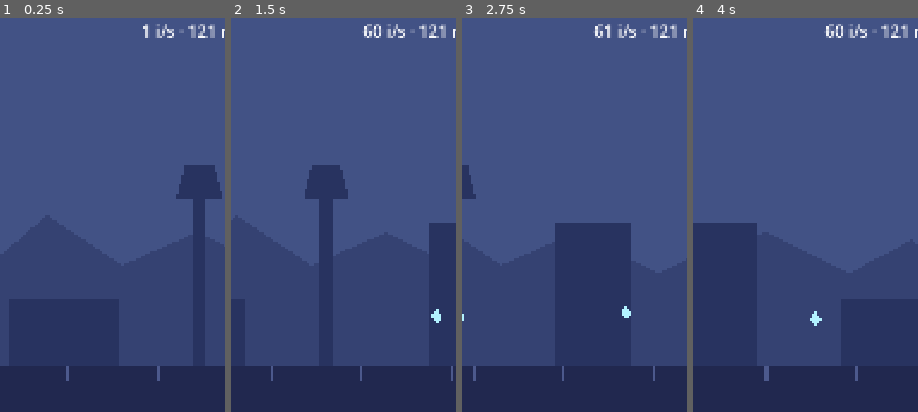
Above: before the commit, frames 1-4 (left to right).
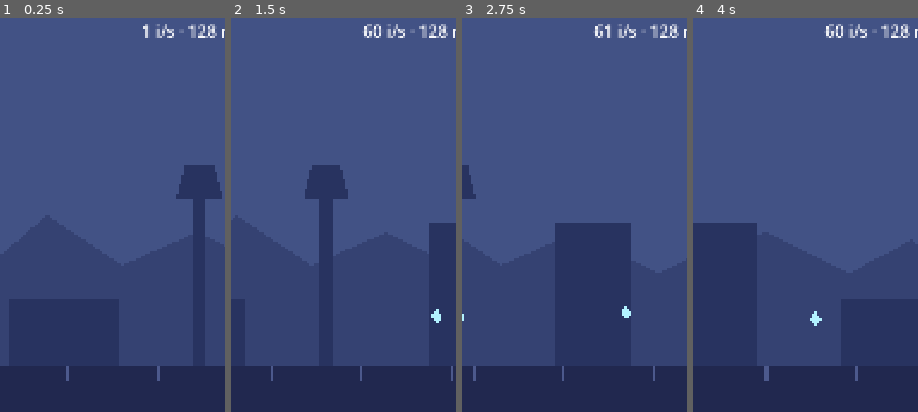
Above: after the commit, the same moments.

Repository: DavidGiangiacomo/somnambule
Game: Godot game, scene res://scenes/main.tscn
Same seed, same stepped clock (60 frames per second), same inputs: the game is played once before the commit and once after it.
Inputs:
- Up to frame 1 (0.25 s): no input
- Up to frame 2 (1.5 s): click "Troupeau" at 0.5 s; click "Dormeur" at 1.25 s
- Up to frame 3 (2.75 s): click "Constellation" at 2 s
- Up to frame 4 (4 s): click "Troupeau" at 2.75 s; click "Dormeur" at 3.5 s
The pictures show only the part of the screen within x 36-86%, y 0-50%; the shares and areas given below are measured in that part.

The runs differ from the first frame. In frame 1, 0.1% of the frame differs, in the area x 92-97%, y 1-6%; in frame 2, 0.1%; in frame 3, 0.1%; in frame 4, 0.1%.

Commit message:
Ajoute les gains hors-ligne (#22)
Au lancement ou au retour de l'arrière-plan, le temps écoulé depuis la
dernière sauvegarde rapporte la production du troupeau, à la profondeur
où le dormeur a été laissé. Plafond de 8 h (10 avec le nœud Longue
nuit), +25 % pour une absence de 6 à 10 h, rien si l'horloge a reculé
ou si l'absence dure moins d'une minute.

L'écran « Pendant que tu dormais » résume l'absence et met le jeu en
pause.

Co-Authored-By: Claude Opus 5.5 <noreply@anthropic.com>

Diff:
--- a/data/balance.json
+++ b/data/balance.json
@@ -55,6 +55,11 @@
     "diviseur_fragments": 1000000,
     "bonus_production_pourcent": 10
   },
+  "hors_ligne": {
+    "absence_min_s": 60,
+    "plafond_h": 8,
+    "nuit_complete": { "min_h": 6, "max_h": 10, "bonus_pourcent": 25 }
+  },
   "constellation": {
     "achat_automatique_intervalle_s": 0.5,
     "branches": [
--- /dev/null
+++ b/scenes/ecran_absence.tscn
@@ -0,0 +1,62 @@
+[gd_scene format=3]
+
+[ext_resource type="Script" path="res://scripts/ecran_absence.gd" id="1"]
+
+[node name="EcranAbsence" type="Control"]
+layout_mode = 3
+anchors_preset = 15
+anchor_right = 1.0
+anchor_bottom = 1.0
+grow_horizontal = 2
+grow_vertical = 2
+script = ExtResource("1")
+
+[node name="Voile" type="ColorRect" parent="."]
+layout_mode = 1
+anchors_preset = 15
+anchor_right = 1.0
+anchor_bottom = 1.0
+grow_horizontal = 2
+grow_vertical = 2
+color = Color(0.05, 0.05, 0.1, 0.94)
+
+[node name="Marge" type="MarginContainer" parent="."]
+layout_mode = 1
+anchors_preset = 15
+anchor_right = 1.0
+anchor_bottom = 1.0
+grow_horizontal = 2
+grow_vertical = 2
+theme_override_constants/margin_left = 70
+theme_override_constants/margin_top = 200
+theme_override_constants/margin_right = 70
+theme_override_constants/margin_bottom = 120
+
+[node name="Colonne" type="VBoxContainer" parent="Marge"]
+layout_mode = 2
+theme_override_constants/separation = 40
+
+[node name="Titre" type="Label" parent="Marge/Colonne"]
+layout_mode = 2
+theme_override_colors/font_color = Color(0.8, 0.75, 1, 1)
+theme_override_font_sizes/font_size = 72
+text = "Pendant que tu dormais"
+horizontal_alignment = 1
+autowrap_mode = 3
+
+[node name="Resume" type="Label" parent="Marge/Colonne"]
+unique_name_in_owner = true
+layout_mode = 2
+size_flags_vertical = 3
+theme_override_constants/line_spacing = 16
+theme_override_font_sizes/font_size = 44
+text = "Tu es parti 8 h 00 min."
+autowrap_mode = 3
+
+[node name="Continuer" type="Button" parent="Marge/Colonne"]
+unique_name_in_owner = true
+custom_minimum_size = Vector2(0, 160)
+layout_mode = 2
+focus_mode = 0
+theme_override_font_sizes/font_size = 52
+text = "Continuer"
--- a/scenes/main.tscn
+++ b/scenes/main.tscn
@@ -4,6 +4,7 @@
 [ext_resource type="Script" path="res://scripts/affichage_ips.gd" id="2"]
 [ext_resource type="PackedScene" path="res://scenes/panneau.tscn" id="3"]
 [ext_resource type="PackedScene" path="res://scenes/ecran_reveil.tscn" id="4"]
+[ext_resource type="PackedScene" path="res://scenes/ecran_absence.tscn" id="5"]
 
 [node name="Main" type="Control"]
 layout_mode = 3
@@ -64,3 +65,7 @@
 [node name="EcranReveil" parent="." instance=ExtResource("4")]
 visible = false
 layout_mode = 1
+
+[node name="EcranAbsence" parent="." instance=ExtResource("5")]
+visible = false
+layout_mode = 1
--- /dev/null
+++ b/scripts/ecran_absence.gd
@@ -0,0 +1,55 @@
+extends Control
+## L'écran « Pendant que tu dormais » : au retour du joueur, il dit combien de
+## temps il est parti et ce que le troupeau a produit. Le jeu est en pause
+## tant qu'il est ouvert.
+##
+## Il ne calcule rien : GameState fournit le résumé de l'absence.
+
+@onready var resume: Label = %Resume
+@onready var bouton_continuer: Button = %Continuer
+
+
+func _ready() -> void:
+	# Cet écran doit continuer de répondre pendant la pause qu'il déclenche.
+	process_mode = Node.PROCESS_MODE_ALWAYS
+	visible = false
+	bouton_continuer.pressed.connect(fermer)
+	GameState.retour_d_absence.connect(_sur_retour_d_absence)
+	# Au lancement, l'absence est comptée avant que cet écran n'existe.
+	if not GameState.absence_a_montrer.is_empty():
+		ouvrir.call_deferred(GameState.absence_a_montrer)
+
+
+func _sur_retour_d_absence(resume_absence: Dictionary) -> void:
+	ouvrir(resume_absence)
+
+
+func ouvrir(resume_absence: Dictionary) -> void:
+	resume.text = texte_du_resume(resume_absence)
+	visible = true
+	get_tree().paused = true
+
+
+func fermer() -> void:
+	GameState.absence_a_montrer = {}
+	visible = false
+	get_tree().paused = false
+
+
+## Le texte affiché, à partir du résumé fourni par GameState.appliquer_absence().
+static func texte_du_resume(resume_absence: Dictionary) -> String:
+	var lignes: Array[String] = [
+		"Tu es parti %s." % Nombres.duree(resume_absence["duree_s"]),
+		"",
+		"Le dormeur est resté en %s : le troupeau a produit à ×%s."
+		% [resume_absence["palier"]["nom"], Nombres.debit(resume_absence["multiplicateur"])],
+		"",
+		"Fragments gagnés : %s" % Nombres.court(resume_absence["gain"]),
+	]
+	if resume_absence["nuit_complete"]:
+		lignes.append("Nuit complète : bonus compris.")
+	if resume_absence["plafond_atteint"]:
+		lignes.append(
+			"Plafond atteint : seules %s ont compté." % Nombres.duree(resume_absence["duree_comptee_s"])
+		)
+	return "\n".join(lignes)
--- a/scripts/game_state.gd
+++ b/scripts/game_state.gd
@@ -32,6 +32,9 @@
 signal constellation_changee(id: String)
 ## L'option d'achat automatique des moutons a été activée ou coupée.
 signal achat_automatique_change(actif: bool)
+## Le joueur revient après une absence qui a rapporté des fragments.
+## `resume` est décrit dans appliquer_absence().
+signal retour_d_absence(resume: Dictionary)
 
 var fragments := 0.0:
 	set(valeur):
@@ -120,6 +123,12 @@
 var _attente_achat_automatique_s := 0.0
 var _recharge_gratuite_s := 0.0  # temps avant la prochaine enjambée parfaite gratuite
 
+## Résumé de la dernière absence, tant que l'écran « Pendant que tu dormais »
+## ne l'a pas montré. Vide s'il n'y a rien à montrer.
+var absence_a_montrer: Dictionary = {}
+
+var _hors_ligne: Dictionary  # les règles des gains hors-ligne dans balance.json
+
 
 func _ready() -> void:
 	var balance := Balance.donnees()
@@ -143,6 +152,7 @@
 
 	_noeuds = balance["constellation"]["noeuds"]
 	_intervalle_achat_automatique_s = balance["constellation"]["achat_automatique_intervalle_s"]
+	_hors_ligne = balance["hors_ligne"]
 	for noeud in _noeuds:
 		constellation[noeud["id"]] = false
 
@@ -434,6 +444,52 @@
 ## Durée ajoutée au plafond des gains hors-ligne, en secondes.
 func bonus_plafond_hors_ligne_s() -> float:
 	return _effet("plafond_hors_ligne_h") * 3600.0
+
+
+# --- Les gains hors-ligne ---
+
+
+## Durée maximale d'absence qui rapporte, en secondes.
+func plafond_hors_ligne_s() -> float:
+	return _hors_ligne["plafond_h"] * 3600.0 + bonus_plafond_hors_ligne_s()
+
+
+## Le joueur revient après `duree_s` secondes d'absence. Le dormeur a continué
+## de dormir à la profondeur où il était : le troupeau a produit pendant ce
+## temps, dans la limite du plafond. Rien n'est ramassé sur le parcours.
+##
+## Renvoie le résumé de l'absence, ou un dictionnaire vide si elle ne rapporte
+## rien : trop courte, pas de troupeau, ou durée négative (l'horloge du
+## téléphone a reculé).
+func appliquer_absence(duree_s: float) -> Dictionary:
+	if duree_s < _hors_ligne["absence_min_s"]:
+		return {}
+
+	var duree_comptee_s := minf(duree_s, plafond_hors_ligne_s())
+	var gain := gains_par_seconde() * duree_comptee_s
+	# Une absence de la longueur d'une vraie nuit est récompensée.
+	var nuit_complete: Dictionary = _hors_ligne["nuit_complete"]
+	var est_nuit_complete: bool = (
+		duree_s >= nuit_complete["min_h"] * 3600.0 and duree_s <= nuit_complete["max_h"] * 3600.0
+	)
+	if est_nuit_complete:
+		gain *= 1.0 + nuit_complete["bonus_pourcent"] / 100.0
+	if gain <= 0.0:
+		return {}
+
+	_gagner(gain)
+	_temps += duree_comptee_s
+	absence_a_montrer = {
+		"duree_s": duree_s,
+		"duree_comptee_s": duree_comptee_s,
+		"plafond_atteint": duree_s > duree_comptee_s,
+		"gain": gain,
+		"nuit_complete": est_nuit_complete,
+		"palier": palier,
+		"multiplicateur": Formules.multiplicateur(profondeur),
+	}
+	retour_d_absence.emit(absence_a_montrer)
+	return absence_a_montrer
 
 
 # --- La sauvegarde ---
--- a/scripts/sauvegarde.gd
+++ b/scripts/sauvegarde.gd
@@ -5,6 +5,10 @@
 ## La partie est écrite en JSON dans user://, le dossier que le système
 ## réserve au jeu : toutes les 30 secondes, quand l'application passe en
 ## arrière-plan, et quand on ferme la fenêtre sur ordinateur.
+##
+## Chaque sauvegarde porte son heure. Au lancement, ou au retour de
+## l'arrière-plan, le temps écoulé depuis est donné à GameState, qui en tire
+## les gains hors-ligne.
 ##
 ## Le fichier porte un numéro de version, `save_version`. Quand son format
 ## changera, _migrer() mettra les anciennes sauvegardes au format du jour.
@@ -16,6 +20,11 @@
 var chemin := "user://sauvegarde.json"
 ## L'état à sauvegarder. Les tests en fournissent un autre que la vraie partie.
 var etat: Node = GameState
+## Donne l'heure, en secondes depuis 1970. Les tests la remplacent pour
+## simuler une absence sans attendre.
+var horloge: Callable = Time.get_unix_time_from_system
+
+var _horodatage := 0.0  # heure de la dernière sauvegarde écrite ou lue (0 : aucune)
 
 
 func _ready() -> void:
@@ -33,13 +42,17 @@
 	# CLOSE_REQUEST : il ferme la fenêtre sur ordinateur.
 	if what == NOTIFICATION_APPLICATION_PAUSED or what == NOTIFICATION_WM_CLOSE_REQUEST:
 		sauvegarder()
+	# RESUMED : il revient dans l'application restée en arrière-plan.
+	elif what == NOTIFICATION_APPLICATION_RESUMED:
+		_compter_absence()
 
 
 func sauvegarder() -> void:
 	var donnees: Dictionary = etat.vers_sauvegarde()
 	donnees["save_version"] = VERSION
-	# Heure de la sauvegarde, pour calculer plus tard les gains hors-ligne.
-	donnees["horodatage"] = Time.get_unix_time_from_system()
+	# Heure de la sauvegarde, pour calculer les gains hors-ligne au retour.
+	_horodatage = horloge.call()
+	donnees["horodatage"] = _horodatage
 
 	# On écrit d'abord à côté, puis on remplace : si l'application est tuée
 	# pendant l'écriture, l'ancienne sauvegarde reste intacte.
@@ -63,6 +76,19 @@
 		push_warning("Sauvegarde illisible : la partie repart de zéro.")
 		return
 	etat.depuis_sauvegarde(_migrer(json.data))
+	_horodatage = json.data.get("horodatage", 0.0)
+	_compter_absence()
+
+
+## Donne à l'état le temps écoulé depuis la dernière sauvegarde. Si l'horloge
+## du téléphone a reculé, la durée est négative et ne rapporte rien.
+func _compter_absence() -> void:
+	if _horodatage <= 0.0:
+		return
+	var maintenant: float = horloge.call()
+	etat.appliquer_absence(maintenant - _horodatage)
+	# Cette absence est comptée : la suivante partira de maintenant.
+	_horodatage = maintenant
 
 
 ## Met une sauvegarde ancienne au format actuel, une version après l'autre.
--- /dev/null
+++ b/tests/test_hors_ligne.gd
@@ -0,0 +1,301 @@
+extends GutTest
+## Tests des gains hors-ligne : ce que rapporte une absence, son plafond, le
+## bonus de nuit complète et la garde contre une horloge qui recule.
+## Chaque test travaille sur un GameState neuf et un fichier à part.
+
+const SCRIPT_GAME_STATE := preload("res://scripts/game_state.gd")
+const SCRIPT_SAUVEGARDE := preload("res://scripts/sauvegarde.gd")
+const SCRIPT_ECRAN := preload("res://scripts/ecran_absence.gd")
+const CHEMIN := "user://sauvegarde_de_test_hors_ligne.json"
+const HEURE := 3600.0
+
+var _etat: Node
+var _regles: Dictionary
+var _heure_simulee := 1_000_000.0
+
+
+func before_all() -> void:
+	_regles = Balance.donnees()["hors_ligne"]
+
+
+func before_each() -> void:
+	_effacer_fichiers()
+	_heure_simulee = 1_000_000.0
+	_etat = _nouvel_etat()
+
+
+func after_all() -> void:
+	_effacer_fichiers()
+
+
+func _effacer_fichiers() -> void:
+	for chemin: String in [CHEMIN, CHEMIN + ".tmp"]:
+		if FileAccess.file_exists(chemin):
+			DirAccess.remove_absolute(chemin)
+
+
+func _nouvel_etat() -> Node:
+	var etat: Node = SCRIPT_GAME_STATE.new()
+	add_child_autofree(etat)
+	etat.set_process(false)
+	return etat
+
+
+## Donne un troupeau à l'état, pour qu'une absence rapporte quelque chose.
+func _donner_un_troupeau(etat: Node = _etat) -> void:
+	etat.moutons[etat.moutons.keys()[0]] = 10
+	etat.moutons[etat.moutons.keys()[1]] = 5
+
+
+func _lire_l_heure() -> float:
+	return _heure_simulee
+
+
+## Crée une sauvegarde branchée sur `etat`, dont l'horloge est celle du test.
+func _nouvelle_sauvegarde(etat: Node) -> Node:
+	var sauvegarde: Node = SCRIPT_SAUVEGARDE.new()
+	sauvegarde.chemin = CHEMIN
+	sauvegarde.etat = etat
+	sauvegarde.horloge = _lire_l_heure
+	add_child_autofree(sauvegarde)
+	return sauvegarde
+
+
+# --- Ce que rapporte une absence ---
+
+
+func test_une_absence_rapporte_la_production_du_troupeau() -> void:
+	_donner_un_troupeau()
+	var par_seconde: float = _etat.gains_par_seconde()
+
+	var resume: Dictionary = _etat.appliquer_absence(HEURE)
+
+	assert_almost_eq(_etat.fragments, par_seconde * HEURE, 1e-6)
+	assert_almost_eq(resume["gain"], par_seconde * HEURE, 1e-6)
+	assert_eq(resume["duree_s"], HEURE)
+
+
+func test_sans_troupeau_une_absence_ne_rapporte_rien() -> void:
+	assert_eq(_etat.appliquer_absence(HEURE), {})
+	assert_eq(_etat.fragments, 0.0)
+
+
+func test_une_absence_trop_courte_ne_rapporte_rien() -> void:
+	_donner_un_troupeau()
+	assert_eq(_etat.appliquer_absence(_regles["absence_min_s"] - 1.0), {})
+	assert_eq(_etat.fragments, 0.0)
+
+
+## Critère de l'issue #22.
+func test_quitter_en_abysse_rapporte_bien_plus_que_quitter_assoupi() -> void:
+	_donner_un_troupeau()
+	_etat.profondeur = 5.0
+	var gain_assoupi: float = _etat.appliquer_absence(HEURE)["gain"]
+
+	var autre := _nouvel_etat()
+	_donner_un_troupeau(autre)
+	autre.profondeur = 90.0
+	var gain_abysse: float = autre.appliquer_absence(HEURE)["gain"]
+
+	assert_gt(gain_abysse, gain_assoupi * 5.0)
+	assert_almost_eq(
+		gain_abysse / gain_assoupi,
+		Formules.multiplicateur(90.0) / Formules.multiplicateur(5.0),
+		1e-6
+	)
+
+
+func test_la_profondeur_ne_bouge_pas_pendant_l_absence() -> void:
+	_donner_un_troupeau()
+	_etat.profondeur = 70.0
+	_etat.appliquer_absence(3.0 * HEURE)
+	assert_eq(_etat.profondeur, 70.0)
+
+
+func test_les_gains_hors_ligne_comptent_pour_le_reveil() -> void:
+	_donner_un_troupeau()
+	_etat.appliquer_absence(HEURE)
+	assert_almost_eq(_etat.fragments_de_la_nuit, _etat.fragments, 1e-6)
+	assert_gt(_etat.fragments_de_la_nuit, 0.0)
+
+
+func test_les_reminiscences_augmentent_aussi_les_gains_hors_ligne() -> void:
+	_donner_un_troupeau()
+	var sans_bonus: float = _etat.gains_par_seconde() * HEURE
+	_etat.reminiscences = 3
+	var resume: Dictionary = _etat.appliquer_absence(HEURE)
+	assert_almost_eq(resume["gain"], sans_bonus * Formules.bonus_reminiscences(3), 1e-6)
+
+
+func test_le_retour_est_annonce_par_signal_et_garde_pour_l_ecran() -> void:
+	_donner_un_troupeau()
+	watch_signals(_etat)
+	var resume: Dictionary = _etat.appliquer_absence(HEURE)
+	assert_signal_emitted(_etat, "retour_d_absence")
+	assert_eq(_etat.absence_a_montrer, resume)
+
+
+# --- Plafond ---
+
+
+func test_le_plafond_est_celui_de_balance_json() -> void:
+	assert_almost_eq(_etat.plafond_hors_ligne_s(), _regles["plafond_h"] * HEURE, 1e-9)
+
+
+func test_au_dela_du_plafond_l_absence_ne_rapporte_plus() -> void:
+	_donner_un_troupeau()
+	var par_seconde: float = _etat.gains_par_seconde()
+	var plafond: float = _etat.plafond_hors_ligne_s()
+	# Bien au-delà du plafond et de la fenêtre de nuit complète.
+	var resume: Dictionary = _etat.appliquer_absence(plafond + 20.0 * HEURE)
+
+	assert_almost_eq(resume["gain"], par_seconde * plafond, 1e-6)
+	assert_true(resume["plafond_atteint"])
+	assert_eq(resume["duree_comptee_s"], plafond)
+
+
+func test_sous_le_plafond_il_n_est_pas_signale() -> void:
+	_donner_un_troupeau()
+	assert_false(_etat.appliquer_absence(HEURE)["plafond_atteint"])
+
+
+func test_la_constellation_allonge_le_plafond() -> void:
+	var plafond_de_base: float = _etat.plafond_hors_ligne_s()
+	for noeud in Balance.donnees()["constellation"]["noeuds"]:
+		if noeud["effet"] == "plafond_hors_ligne_h":
+			_etat.constellation[noeud["id"]] = true
+			assert_almost_eq(
+				_etat.plafond_hors_ligne_s(), plafond_de_base + noeud["valeur"] * HEURE, 1e-9
+			)
+			return
+	fail_test("Aucun nœud n'allonge le plafond hors-ligne")
+
+
+# --- Nuit complète ---
+
+
+func test_une_nuit_complete_donne_son_bonus() -> void:
+	_donner_un_troupeau()
+	var par_seconde: float = _etat.gains_par_seconde()
+	var nuit: Dictionary = _regles["nuit_complete"]
+	var duree: float = (nuit["min_h"] + 0.5) * HEURE
+
+	var resume: Dictionary = _etat.appliquer_absence(duree)
+
+	var comptee: float = minf(duree, _etat.plafond_hors_ligne_s())
+	assert_true(resume["nuit_complete"])
+	assert_almost_eq(
+		resume["gain"], par_seconde * comptee * (1.0 + nuit["bonus_pourcent"] / 100.0), 1e-6
+	)
+
+
+func test_une_absence_plus_courte_qu_une_nuit_n_a_pas_le_bonus() -> void:
+	_donner_un_troupeau()
+	var duree: float = (_regles["nuit_complete"]["min_h"] - 1.0) * HEURE
+	assert_false(_etat.appliquer_absence(duree)["nuit_complete"])
+
+
+func test_une_absence_trop_longue_n_a_pas_le_bonus() -> void:
+	_donner_un_troupeau()
+	var duree: float = (_regles["nuit_complete"]["max_h"] + 1.0) * HEURE
+	assert_false(_etat.appliquer_absence(duree)["nuit_complete"])
+
+
+# --- Avec la sauvegarde et l'horloge ---
+
+
+func test_au_lancement_le_temps_ecoule_depuis_la_sauvegarde_rapporte() -> void:
+	_donner_un_troupeau()
+	_etat.profondeur = 50.0
+	var par_seconde: float = _etat.gains_par_seconde()
+	_nouvelle_sauvegarde(_etat).sauvegarder()
+
+	_heure_simulee += 2.0 * HEURE
+	var partie_relancee := _nouvel_etat()
+	_nouvelle_sauvegarde(partie_relancee)
+
+	assert_almost_eq(partie_relancee.fragments, par_seconde * 2.0 * HEURE, 1e-3)
+	assert_false(partie_relancee.absence_a_montrer.is_empty())
+
+
+func test_relancer_tout_de_suite_ne_rapporte_rien() -> void:
+	_donner_un_troupeau()
+	_nouvelle_sauvegarde(_etat).sauvegarder()
+
+	_heure_simulee += 5.0
+	var partie_relancee := _nouvel_etat()
+	_nouvelle_sauvegarde(partie_relancee)
+
+	assert_eq(partie_relancee.fragments, 0.0)
+	assert_true(partie_relancee.absence_a_montrer.is_empty())
+
+
+## Anti-triche : reculer l'horloge du téléphone ne rapporte rien.
+func test_une_horloge_qui_recule_ne_rapporte_rien() -> void:
+	_donner_un_troupeau()
+	_nouvelle_sauvegarde(_etat).sauvegarder()
+
+	_heure_simulee -= 5.0 * HEURE
+	var partie_relancee := _nouvel_etat()
+	_nouvelle_sauvegarde(partie_relancee)
+
+	assert_eq(partie_relancee.fragments, 0.0)
+	assert_true(partie_relancee.absence_a_montrer.is_empty())
+
+
+func test_revenir_de_l_arriere_plan_rapporte_aussi() -> void:
+	_donner_un_troupeau()
+	var par_seconde: float = _etat.gains_par_seconde()
+	var sauvegarde := _nouvelle_sauvegarde(_etat)
+
+	sauvegarde.notification(NOTIFICATION_APPLICATION_PAUSED)
+	_heure_simulee += HEURE
+	sauvegarde.notification(NOTIFICATION_APPLICATION_RESUMED)
+
+	assert_almost_eq(_etat.fragments, par_seconde * HEURE, 1e-3)
+
+
+func test_une_absence_n_est_comptee_qu_une_fois() -> void:
+	_donner_un_troupeau()
+	var sauvegarde := _nouvelle_sauvegarde(_etat)
+	sauvegarde.notification(NOTIFICATION_APPLICATION_PAUSED)
+	_heure_simulee += HEURE
+	sauvegarde.notification(NOTIFICATION_APPLICATION_RESUMED)
+	var apres_le_retour: float = _etat.fragments
+
+	sauvegarde.notification(NOTIFICATION_APPLICATION_RESUMED)
+
+	assert_eq(_etat.fragments, apres_le_retour)
+
+
+func test_une_premiere_partie_sans_sauvegarde_ne_compte_aucune_absence() -> void:
+	_donner_un_troupeau()
+	_nouvelle_sauvegarde(_etat)
+	assert_eq(_etat.fragments, 0.0)
+
+
+# --- Le texte de l'écran ---
+
+
+func test_l_ecran_dit_la_duree_le_palier_et_le_gain() -> void:
+	_donner_un_troupeau()
+	_etat.profondeur = 90.0
+	var texte: String = SCRIPT_ECRAN.texte_du_resume(_etat.appliquer_absence(2.0 * HEURE))
+	assert_string_contains(texte, "Tu es parti 2 h 00 min.")
+	assert_string_contains(texte, _etat.palier["nom"])
+	assert_string_contains(texte, "Fragments gagnés")
+	assert_false(texte.contains("Nuit complète"))
+	assert_false(texte.contains("Plafond"))
+
+
+func test_l_ecran_signale_la_nuit_complete_et_le_plafond() -> void:
+	_donner_un_troupeau()
+	var nuit: Dictionary = _regles["nuit_complete"]
+	# Une nuit complète qui dépasse le plafond de base.
+	var duree: float = maxf(nuit["min_h"], _regles["plafond_h"] + 1.0) * HEURE
+	if duree > nuit["max_h"] * HEURE:
+		pass_test("Avec ces réglages, une nuit complète ne dépasse jamais le plafond")
+		return
+	var texte: String = SCRIPT_ECRAN.texte_du_resume(_etat.appliquer_absence(duree))
+	assert_string_contains(texte, "Nuit complète")
+	assert_string_contains(texte, "ont compté")
Not shown, added: scripts/ecran_absence.gd.uid
Not shown, added: tests/test_hors_ligne.gd.uid
